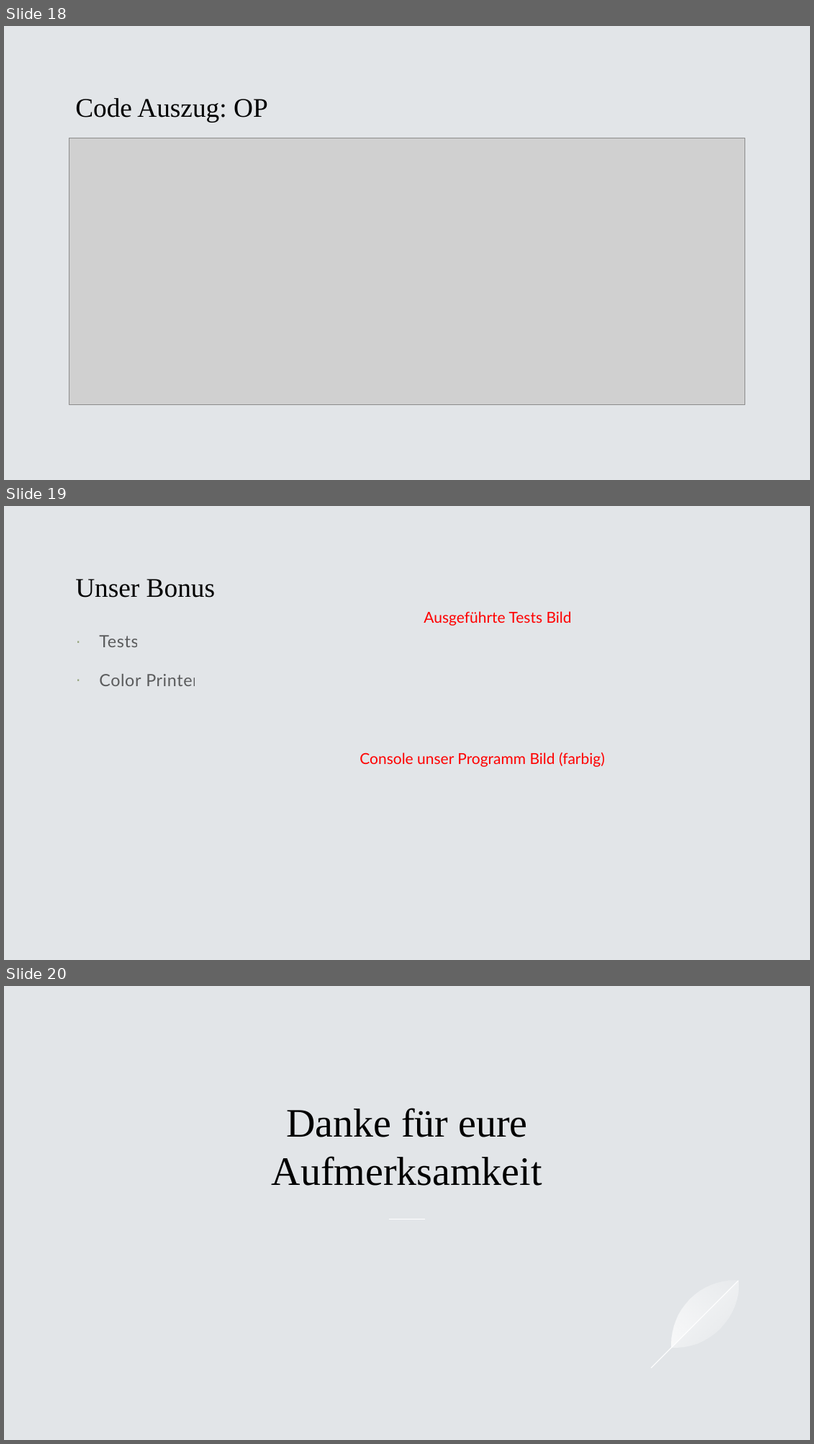
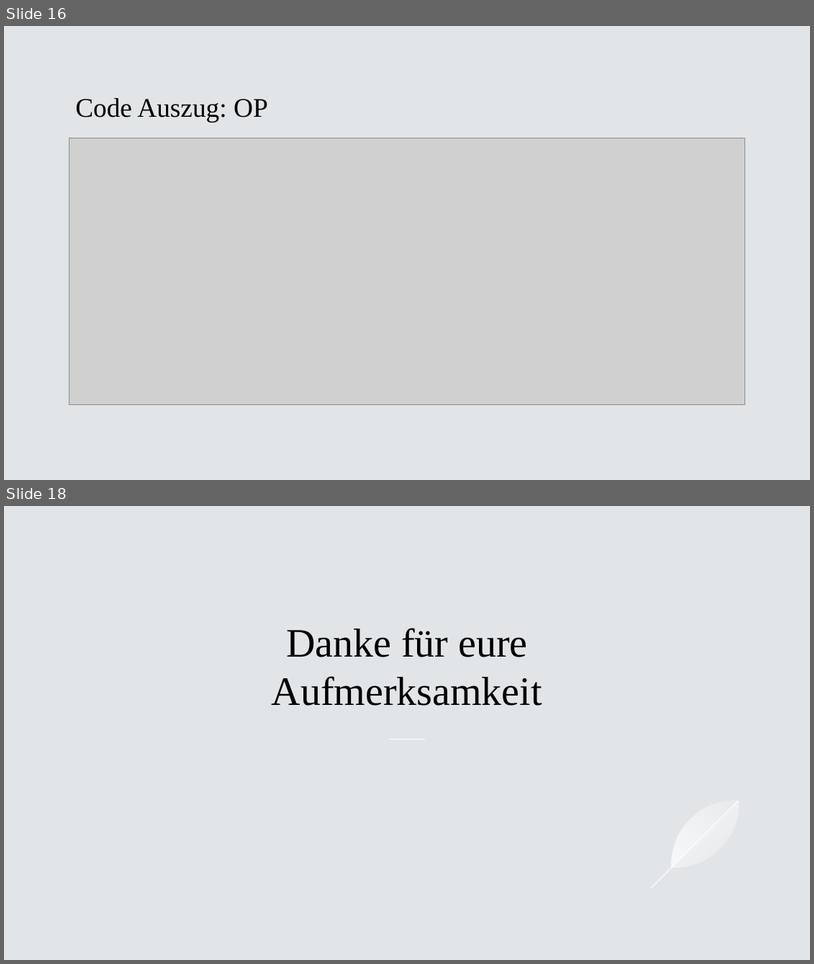
Before and after one commit to BitPaw/C_Socket, a slide deck: Dokumente/BVS.pptx. Shown one above the other, each under a label of ours: slides 18, 19 and 20 before the commit, slides 16 and 18 after it; the slides between them are not shown. The pictures are 814x1444 and 814x964 pixels, drawn with LibreOffice and Linux fonts; fonts in the diff are those of the drawing; grey boxes stand for pictures. Boxes give left, top, right and bottom in pixels: in the first picture for what was removed or moved away, otherwise in the second. Text is boxed around its words. In the diff, an @@ line names an element or a change of style, - is before the commit and + after.

```diff
--- a/Dokumente/BVS.pptx
+++ b/Dokumente/BVS.pptx
@@ slide 19 removed at bbox=[4, 506, 810, 960], background #E2E5E8 @@
@@ title removed at bbox=[75, 579, 215, 597] @@
-Unser Bonus
@@ text removed at bbox=[424, 611, 572, 626] @@
-Ausgeführte Tests Bild
@@ text removed at bbox=[99, 635, 198, 686] @@
-· Tests
-· Color Printer
@@ text removed at bbox=[360, 752, 605, 767] @@
-Console unser Programm Bild (farbig)
@@ what was slide 18 is now slide 16 @@
@@ what was slide 20 is now slide 18 @@
```
Also in this commit, not shown: 4 slides changed, 2 slides added, 3 other slides removed, 4 other files.
